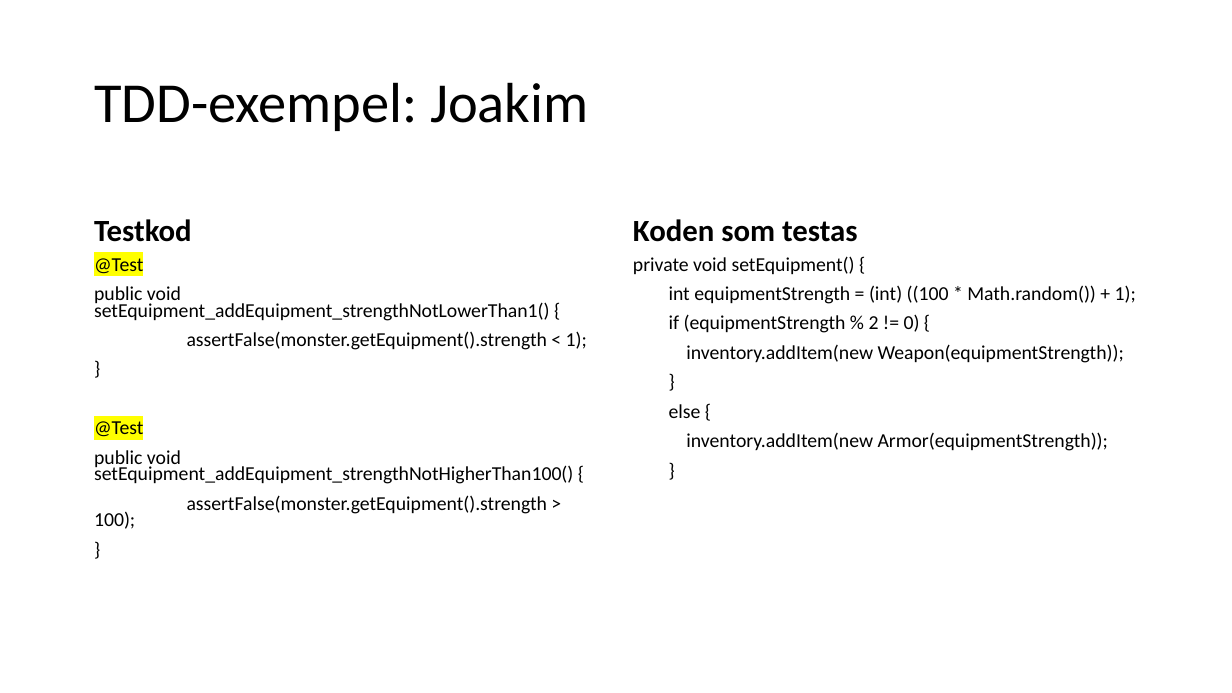
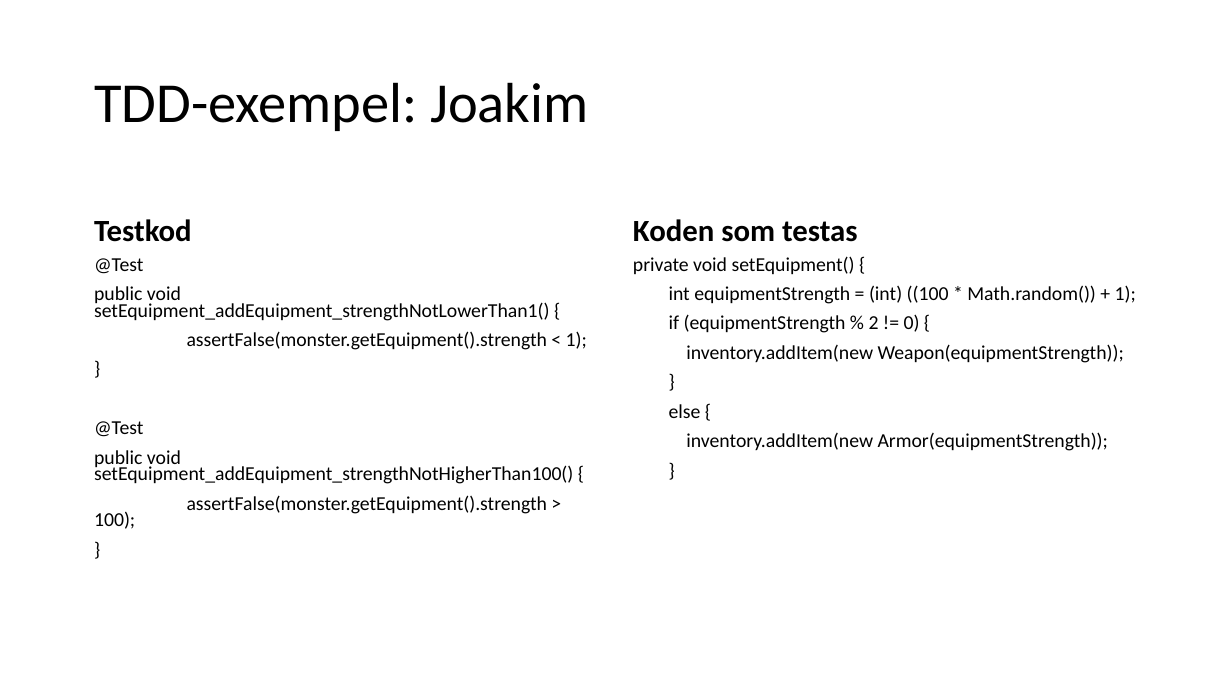
Before and after one commit to hampusidstam/InteGame, a slide deck: slide 6 of docs/Slutredovisning_grp5_v8.pptx. Drawn at 1232x693 pixels with LibreOffice and Linux fonts; fonts in the diff are those of the drawing. Boxes give left, top, right and bottom in pixels: in the first picture for what was removed or moved away, otherwise in the second. Text is boxed around its words. In the diff, an @@ line names an element or a change of style, - is before the commit and + after.

```diff
--- a/docs/Slutredovisning_grp5_v8.pptx
+++ b/docs/Slutredovisning_grp5_v8.pptx
@@ text at <box>94,258,143,437</box>: highlight #FFFF00 to none in "@Test", "@Test" @@
```
Also in this commit, not shown: 1 other slide changed, 1 other file.
